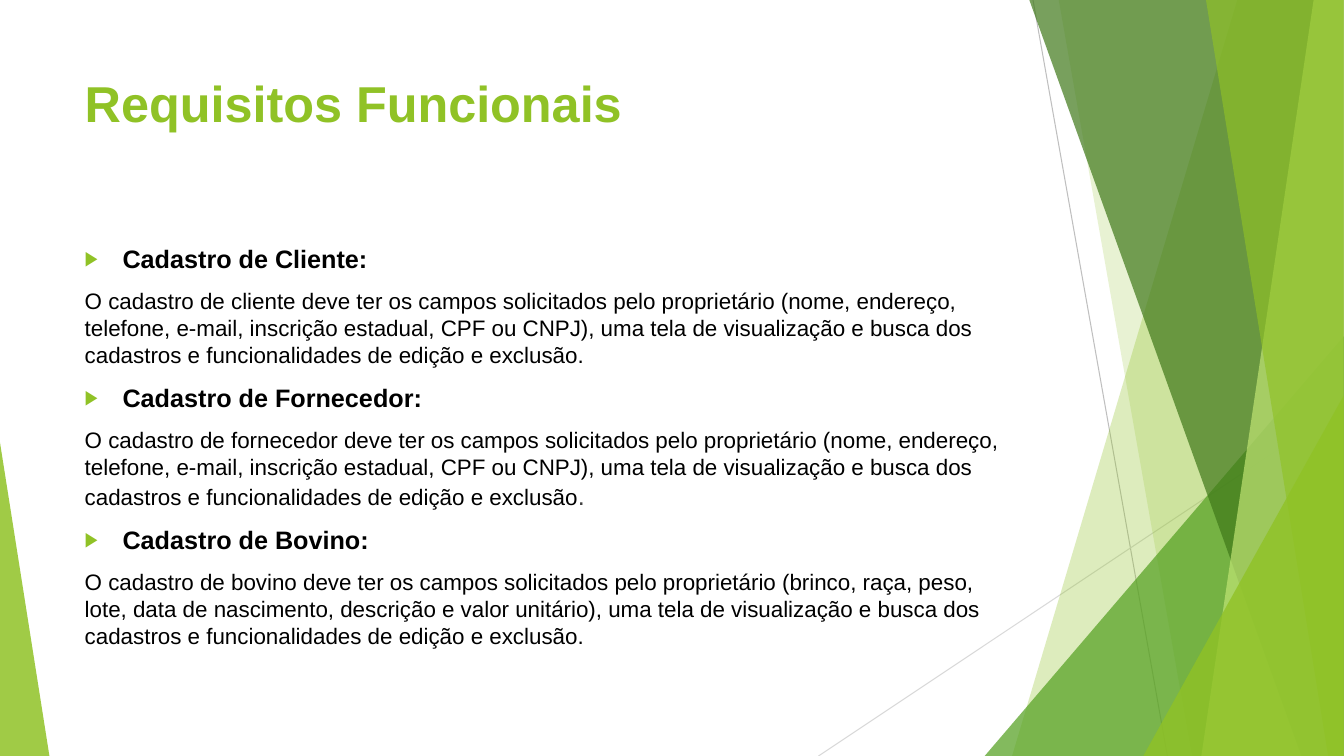
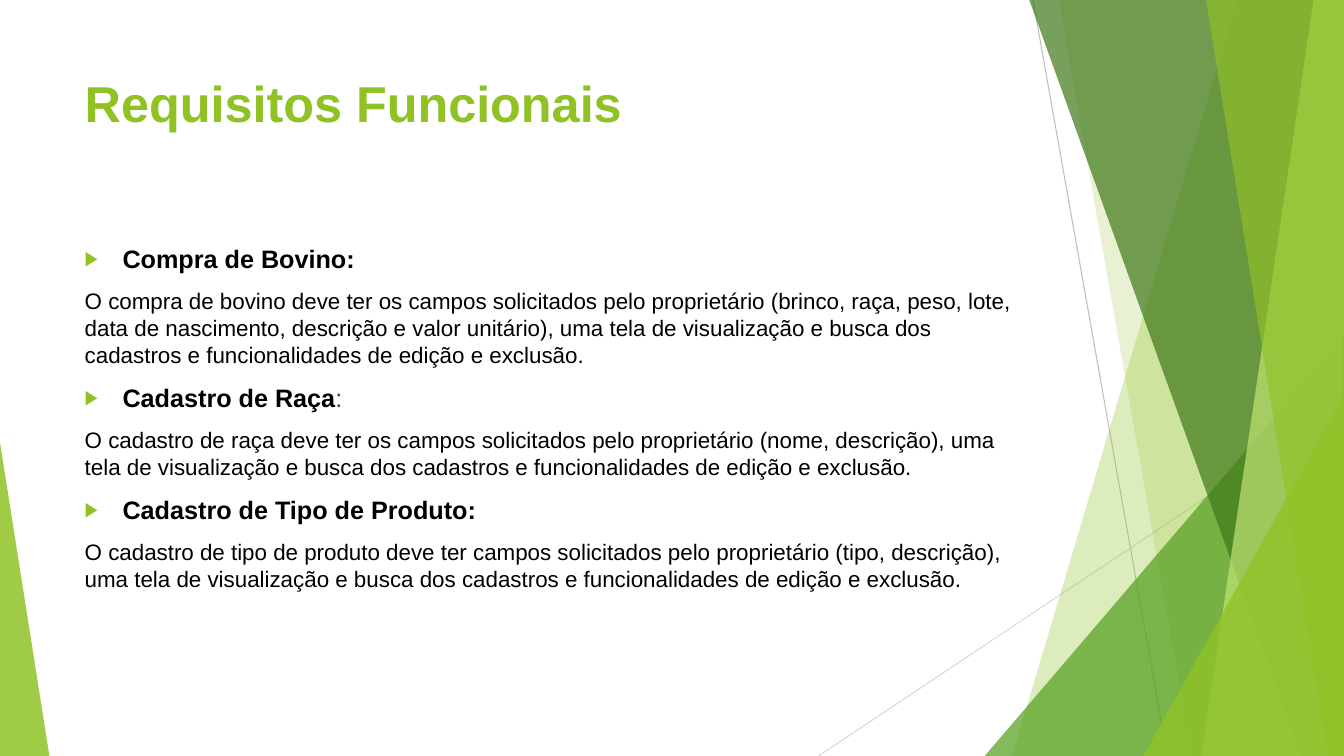
Before and after one commit to chav1985/GerenciamentoBovinos, a slide deck: slide 4 of GerenciamentoBovinos/Documentação/Gerenciamento de Bovino.pptx. Drawn at 1344x756 pixels with LibreOffice and Linux fonts; fonts in the diff are those of the drawing. Boxes give left, top, right and bottom in pixels: in the first picture for what was removed or moved away, otherwise in the second. Text is boxed around its words. In the diff, an @@ line names an element or a change of style, - is before the commit and + after.

```diff
--- a/GerenciamentoBovinos/Documentação/Gerenciamento de Bovino.pptx
+++ b/GerenciamentoBovinos/Documentação/Gerenciamento de Bovino.pptx
@@ text at bbox=[85, 249, 1010, 592]: text changed @@
-▶ Cadastro de Cliente:
-O cadastro de cliente deve ter os campos solicitados pelo proprietário (nome, endereço, telefone, e-mail, inscrição estadual, CPF ou CNPJ), uma tela de visualização e busca dos cadastros e funcionalidades de edição e exclusão.
-▶ Cadastro de Fornecedor:
-O cadastro de fornecedor deve ter os campos solicitados pelo proprietário (nome, endereço, telefone, e-mail, inscrição estadual, CPF ou CNPJ), uma tela de visualização e busca dos cadastros e funcionalidades de edição e exclusão.
-▶ Cadastro de Bovino:
-O cadastro de bovino deve ter os campos solicitados pelo proprietário (brinco, raça, peso, lote, data de nascimento, descrição e valor unitário), uma tela de visualização e busca dos cadastros e funcionalidades de edição e exclusão.
+▶ Compra de Bovino:
+O compra de bovino deve ter os campos solicitados pelo proprietário (brinco, raça, peso, lote, data de nascimento, descrição e valor unitário), uma tela de visualização e busca dos cadastros e funcionalidades de edição e exclusão.
+▶ Cadastro de Raça:
+O cadastro de raça deve ter os campos solicitados pelo proprietário (nome, descrição), uma tela de visualização e busca dos cadastros e funcionalidades de edição e exclusão.
+▶ Cadastro de Tipo de Produto:
+O cadastro de tipo de produto deve ter campos solicitados pelo proprietário (tipo, descrição), uma tela de visualização e busca dos cadastros e funcionalidades de edição e exclusão.
```
Also in this commit, not shown: 5 other slides changed, 1 slide added, 1 slide removed.
